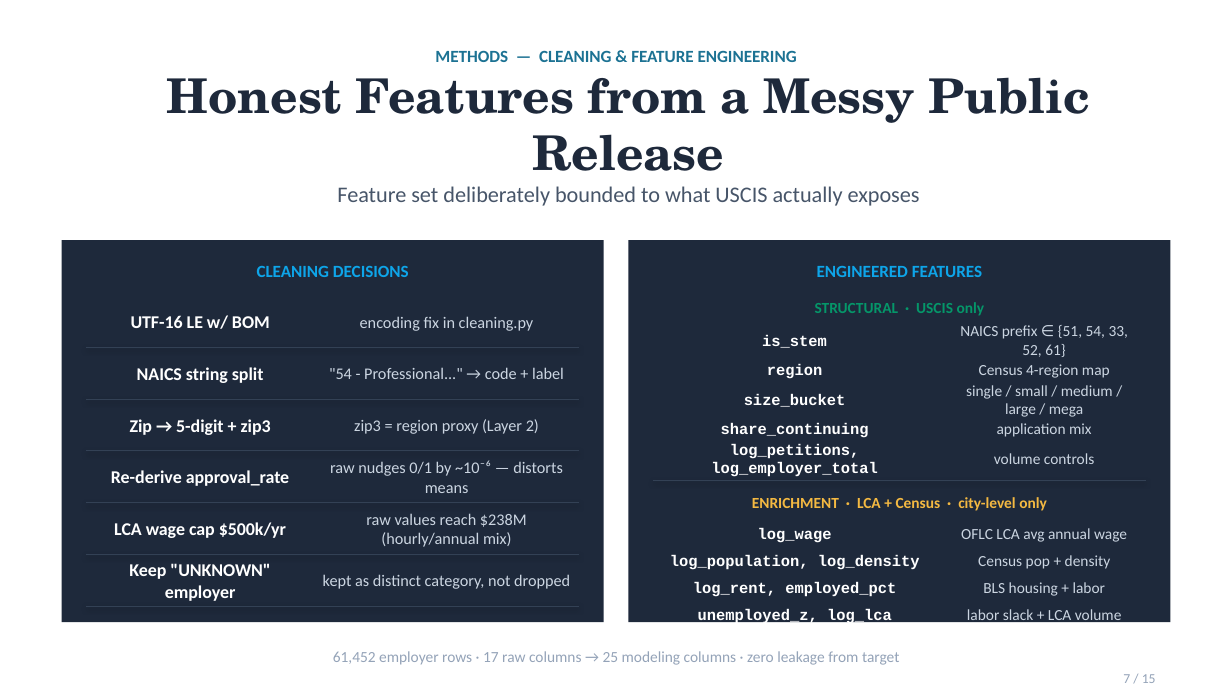
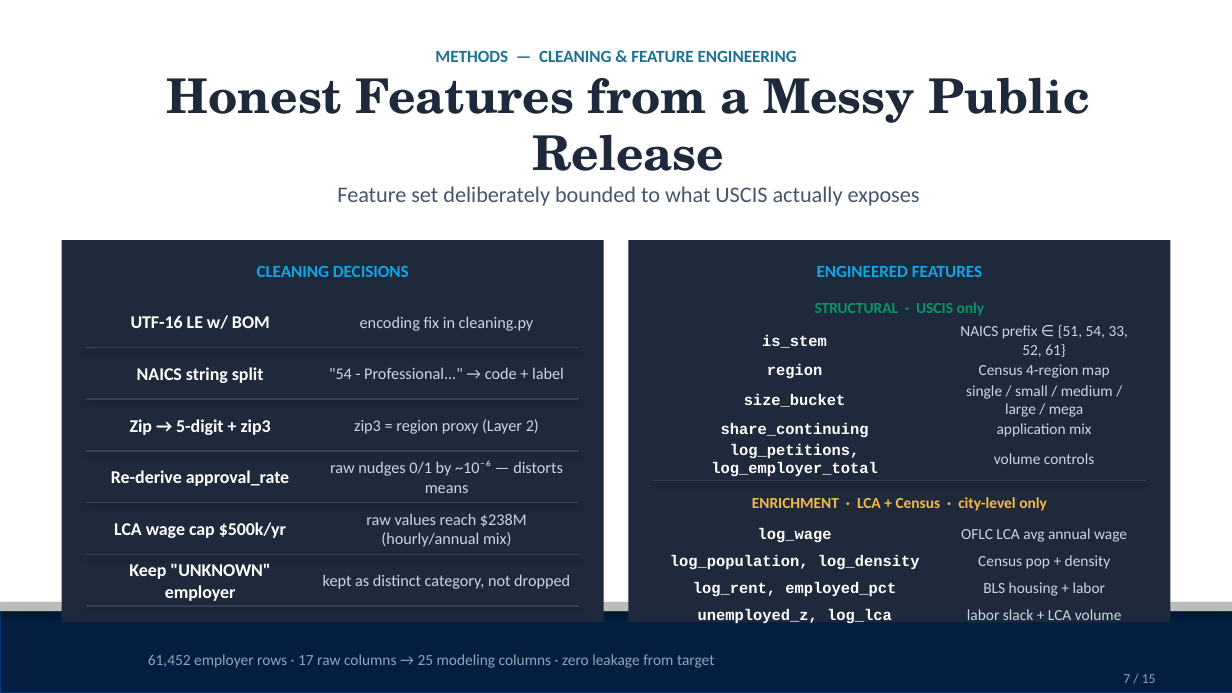
Before and after one commit to AdamXiaoRose/Massive-Data-Project2, a slide deck: slide 7 of slides/Massive Data Final Project.pptx. Drawn at 1232x693 pixels with LibreOffice and Linux fonts; fonts in the diff are those of the drawing; background and template pictures are left out. Boxes give left, top, right and bottom in pixels: in the first picture for what was removed or moved away, otherwise in the second. Text is boxed around its words. In the diff, an @@ line names an element or a change of style, - is before the commit and + after.

```diff
--- a/slides/Massive Data Final Project.pptx
+++ b/slides/Massive Data Final Project.pptx
@@ rectangle added at [0, 611, 1232, 692], fill #041E42, outline #00387C 0.75 pt @@
@@ rectangle added at [0, 602, 1232, 612], fill #BBBCBC @@
@@ text "61,452 employer rows · 17 ...": place and size @@
-text "61,452 employer rows · 17 ..." at [333, 651, 899, 665]
+text "61,452 employer rows · 17 ..." at [148, 654, 714, 668]
```
Also in this commit, not shown: 11 other slides changed, 4 other files.
